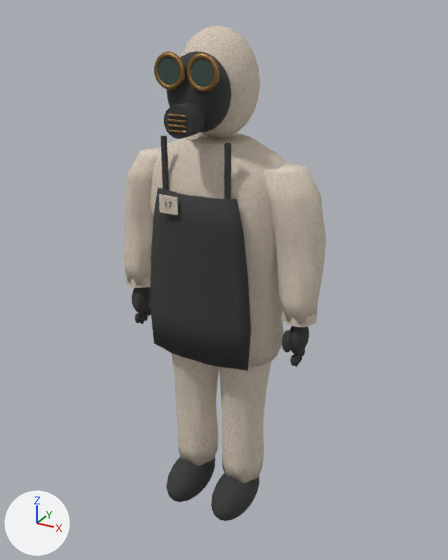
Renders of the glTF model content/models/scientist_hazmat.glb from each side of a commit.
Before and after are seen from a 50 mm camera at (1.004, -1.786, 1.871) aimed at (0.019, 0.005, 0.975). The lights are fixed; the arrows at lower left show +X, +Y and +Z. The picture after the commit comes second. Where no turn or scale is listed for an object, it has been applied to the vertices. Vertices at exactly the same position are counted once.

Objects in the first picture: 'Aged respirator fittings', 'Charcoal rubber boots gloves and mask', 'Dark circular safety lenses', 'Unbleached protective canvas'.
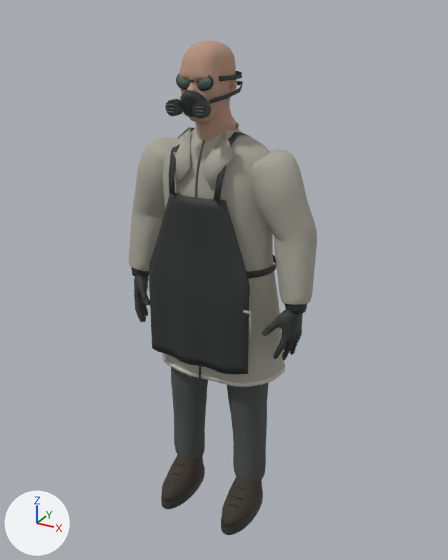
Diff of the bpy script that builds the scene:
```diff
--- a/content/models/scientist_hazmat.glb.py
+++ b/content/models/scientist_hazmat.glb.py
@@ me_sphere @@
-me_sphere.from_pydata(...)  # 3542 vertices, 6990 faces; spans x -0.25..0.46, y -0.19..0.2, z -0.09..1.66
-me_sphere.materials.append(mat_charcoal_rubber_boots_gloves_and_mask)  # picture img_laboratory_rubber
+me_sphere.from_pydata(...)  # 15542 vertices, 30764 faces; spans x -0.35..0.35, y -0.2..0.15, z 0.01..1.69
+# me_sphere part 1: the loose piece of 24 vertices spanning x -0.02..0.0, y -0.1..-0.09, z 1.21..1.41 is scaled about its middle by (0.697, 1, 0.0257), then moved by (0.01, -0.06, 0.36), in mat_smooth_charcoal_protective_rubber (dark grey #2e3330)
+# me_sphere part 2: a new loose piece, a 32-sided cylinder along y spanning x -0.071..-0.023, y -0.194..-0.167, z 1.572..1.62, in mat_smooth_charcoal_protective_rubber (dark grey #2e3330)
+# me_sphere part 3: a new loose piece, a 32-sided cylinder along y spanning x 0.023..0.071, y -0.194..-0.167, z 1.572..1.62, in mat_smooth_charcoal_protective_rubber (dark grey #2e3330)
+# me_sphere part 4: 18 loose pieces with 2984 vertices, spanning x -0.25..0.46, y -0.19..0.2, z -0.09..1.52, are deleted
+# me_sphere part 5: 312 vertices removed from x -0.1..0.31, y -0.13..-0.01, z 0.64..1.66; 15102 vertices added at x -0.35..0.35, y -0.19..0.15, z 0.71..1.69
+# me_sphere part 6: 221 vertices removed from x 0.13..0.29, y -0.15..0.15, z -0.09..0.09; 287 vertices added at x -0.2..0.2, y -0.2..0.08, z 0.01..0.15
+me_sphere.materials.append(mat_smooth_charcoal_protective_rubber)  # dark grey #2e3330
@@ ob_aged_respirator_fittings @@
-ob_aged_respirator_fittings = bpy.data.objects.new('Aged respirator fittings', me_torus)
@@ ob_charcoal_rubber_boots_gloves_and_mask @@
 ob_charcoal_rubber_boots_gloves_and_mask = bpy.data.objects.new('Charcoal rubber boots gloves and mask', me_sphere)
-ob_charcoal_rubber_boots_gloves_and_mask.location = (-0.105, -0.05, 0.09)
+ob_charcoal_rubber_boots_gloves_and_mask.location = (0.0, 0.0, 0.0)
@@ ob_dark_circular_safety_lenses @@
-ob_dark_circular_safety_lenses = bpy.data.objects.new('Dark circular safety lenses', me_cylinder)
@@ ob_unbleached_protective_canvas @@
-ob_unbleached_protective_canvas = bpy.data.objects.new('Unbleached protective canvas', me_protective_trouser_leg)
@@ ob_smoked_safety_lenses @@
+ob_smoked_safety_lenses = bpy.data.objects.new('Smoked safety lenses', me_smoked_oval_safety_lens)  # 164 vertices, 320 faces; spans x -0.0588..0.0588, y -0.154..-0.1431, z 1.6496..1.6896; in mat_smoked_safety_lenses (greyish green #596c65)
+ob_smoked_safety_lenses.location = (0.0, 0.0, 0.0)
@@ ob_ivory_cotton_twill @@
+ob_ivory_cotton_twill = bpy.data.objects.new('Ivory cotton twill', me_separate_loose_laboratory_coat)  # 41954 vertices, 83876 faces; spans x -0.362..0.362, y -0.157..0.169, z 0.64..1.529; in mat_ivory_cotton_twill (picture img_fine_ivory_cotton_albedo)
+ob_ivory_cotton_twill.location = (0.0, 0.0, 0.0)
@@ ob_dark_brown_safety_boot_leather @@
+ob_dark_brown_safety_boot_leather = bpy.data.objects.new('Dark brown safety boot leather', me_leather_safety_boot_upper)  # 960 vertices, 1920 faces; spans x -0.198..0.198, y -0.199..0.079, z 0.044..0.205; in mat_dark_brown_safety_boot_leather (brown #423a33)
+ob_dark_brown_safety_boot_leather.location = (0.0, 0.0, 0.0)
@@ ob_cotton_hems_and_pocket_welts @@
+ob_cotton_hems_and_pocket_welts = bpy.data.objects.new('Cotton hems and pocket welts', me_turned_coat_hem)  # 208 vertices, 404 faces; spans x -0.259..0.251, y -0.151..0.171, z 0.64..0.959; in mat_cotton_hems_and_pocket_welts (light grey #c5c4bc)
+ob_cotton_hems_and_pocket_welts.location = (0.0, 0.0, 0.0)
@@ ob_charcoal_work_trousers @@
+ob_charcoal_work_trousers = bpy.data.objects.new('Charcoal work trousers', me_straight_work_trouser_leg)  # 2432 vertices, 4608 faces; spans x -0.207..0.208, y -0.099..0.099, z 0.15..1.03; in mat_charcoal_work_trousers (dark grey #4d5250)
+ob_charcoal_work_trousers.location = (0.0, 0.0, 0.0)
@@ ob_anatomical_head_and_continuous_neck @@
+ob_anatomical_head_and_continuous_neck = bpy.data.objects.new('Anatomical head and continuous neck', me_anatomical_head_and_continuous_neck)  # 17205 vertices, 34216 faces; spans x -0.088..0.088, y -0.179..0.045, z 1.49..1.779; in mat_technician_skin (beige #b89581)
+ob_anatomical_head_and_continuous_neck.location = (0.0, 0.0, 0.0)
```

Where the change shows, as pixel boxes [x1, y1, x2, y2] in the pictures (448 x 560 px; the box of a moved part takes in the faces that stretch with it):
'Unbleached protective canvas', deleted
    before: [124, 26, 326, 483]
'Charcoal rubber boots gloves and mask', reshaped, moved
    before: [132, 51, 309, 521]
    after: [131, 71, 308, 535]
'Ivory cotton twill', added
    after: [129, 122, 317, 383]
'Charcoal work trousers', added
    after: [171, 366, 269, 483]
'Anatomical head and continuous neck', added (beige)
    after: [179, 41, 237, 140]
'Dark brown safety boot leather', added
    after: [162, 455, 262, 527]
'Aged respirator fittings', deleted (brown)
    before: [154, 51, 220, 133]
'Dark circular safety lenses', deleted
    before: [158, 57, 214, 87]
'Cotton hems and pocket welts', added
    after: [148, 287, 285, 387]
'Smoked safety lenses', added
    after: [177, 75, 211, 89]
part 1 of me_sphere, moved or reshaped (not visible afterwards)
    before: [161, 136, 169, 190]
part 2 of me_sphere, added
    after: [165, 99, 184, 116]
part 3 of me_sphere, added
    after: [192, 101, 211, 119]
part 4 of me_sphere, deleted
    before: [132, 103, 309, 502]
part 5 of me_sphere, cut back
    before: [150, 51, 251, 371]
    after: [131, 71, 308, 374]
part 6 of me_sphere, moved or reshaped
    before: [211, 473, 260, 521]
    after: [161, 463, 263, 535]
